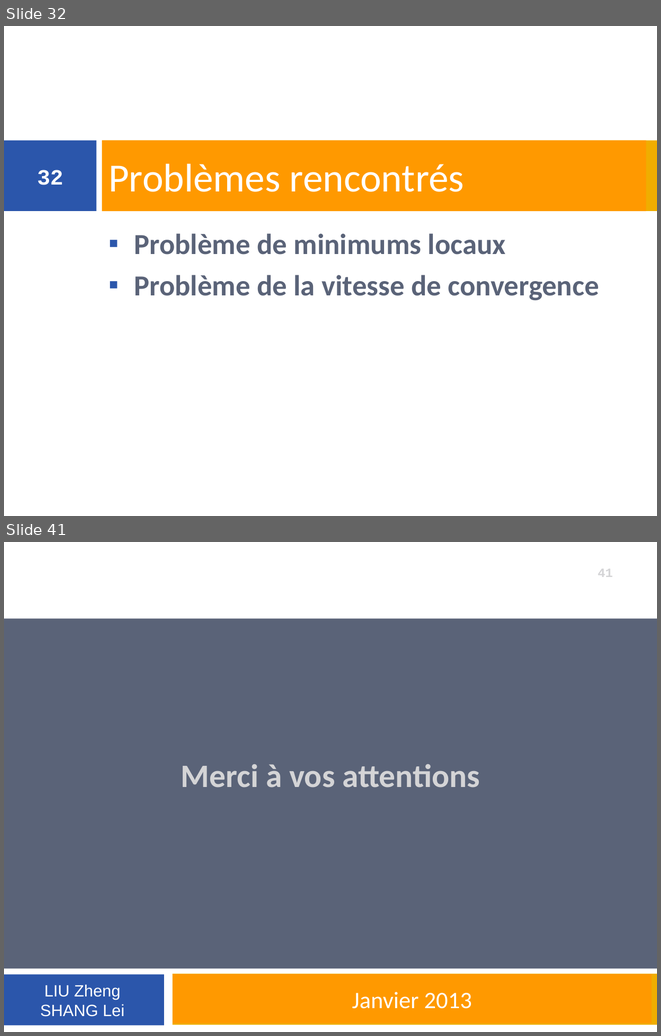
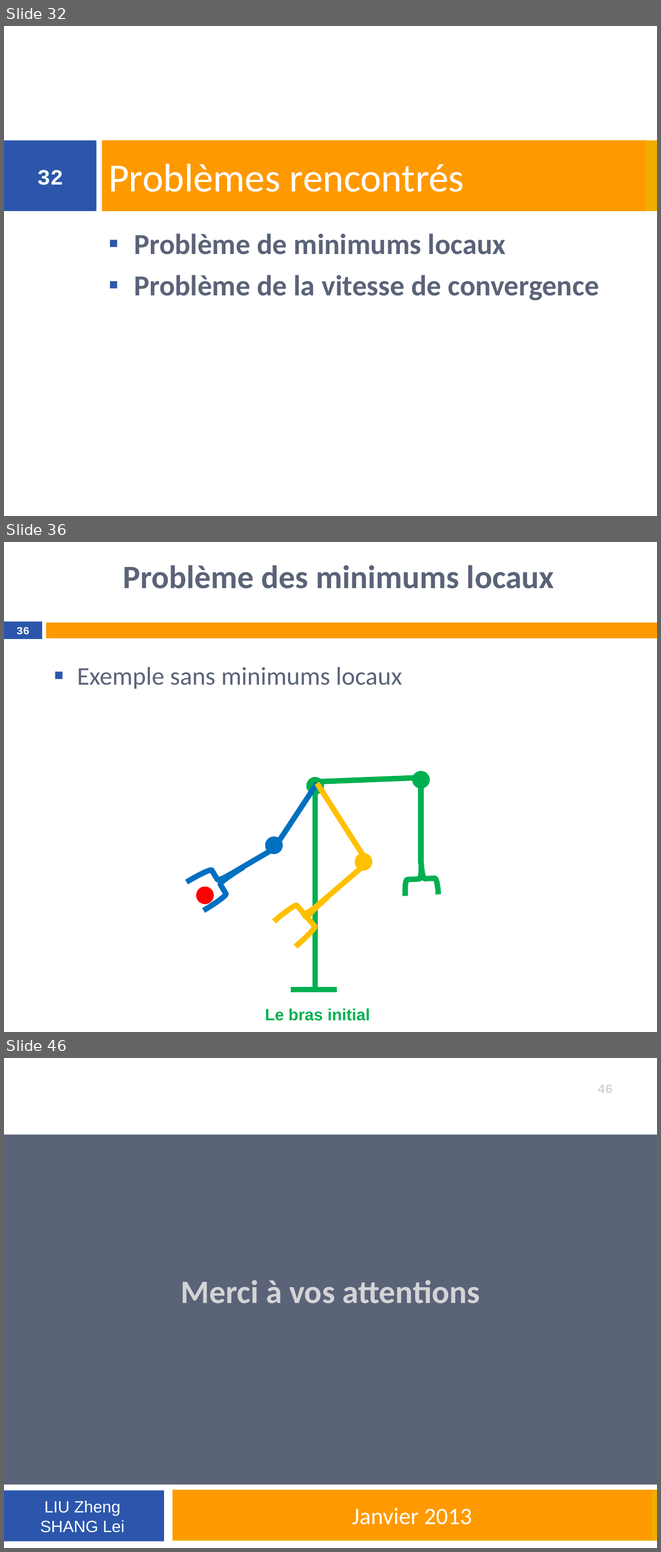
Before and after one commit to tangwing/Robotology, a slide deck: doc/Test de l’accessibilité d’un point.pptx. Shown one above the other, each under a label of ours: slides 32 and 41 before the commit, slides 32, 36 and 46 after it; the slides between them are not shown. The pictures are 661x1036 and 661x1552 pixels, drawn with LibreOffice and Linux fonts; fonts in the diff are those of the drawing; background and template pictures are left out. Boxes give left, top, right and bottom in pixels: in the first picture for what was removed or moved away, otherwise in the second. Text is boxed around its words. In the diff, an @@ line names an element or a change of style, - is before the commit and + after.

```diff
--- a/doc/Test de l’accessibilité d’un point.pptx
+++ b/doc/Test de l’accessibilité d’un point.pptx
@@ slide 36 added at <box>4,542,657,1032</box>, background #FFFFFF @@
@@ title added at <box>123,565,554,589</box>, 36 pt, text #5A6378, bold @@
+Problème des minimums locaux
@@ rectangle added at <box>4,623,42,638</box>, fill #0070C0 @@
@@ page number added at <box>4,622,42,640</box>, fill #2B56AB, 11.9 pt, text #FFFFFF, bold @@
+36
@@ rectangle added at <box>46,623,657,638</box>, fill #FF9900 @@
@@ text added at <box>77,667,402,689</box>, 28 pt, text #5A6378 @@
+■ Exemple sans minimums locaux
@@ ellipse added at <box>307,778,323,794</box>, fill #00B050, outline #00B050 1.5 pt @@
@@ line added from (314, 782) to (421, 778), #00B050 6 pt @@
@@ ellipse added at <box>413,771,429,787</box>, fill #00B050, outline #00B050 1.5 pt @@
@@ line added from (421, 771) to (421, 863), #00B050 6 pt @@
@@ line added from (317, 783) to (274, 848), #0070C0 6 pt @@
@@ line added from (315, 992) to (315, 782), #00B050 6 pt @@
@@ line added from (317, 783) to (367, 862), #FFC000 6 pt @@
@@ ellipse added at <box>266,837,282,854</box>, fill #0070C0, outline #0070C0 1.5 pt @@
@@ left brace added at <box>186,853,251,910</box>, outline #0070C0 6 pt @@
@@ line added from (274, 848) to (223, 879), #0070C0 6 pt @@
@@ ellipse added at <box>355,854,372,870</box>, fill #FFC000, outline #FFC000 1.5 pt @@
@@ line added from (367, 863) to (303, 917), #FFC000 6 pt @@
@@ left brace added at <box>404,862,439,896</box>, outline #00B050 6 pt @@
@@ ellipse added at <box>196,886,213,903</box>, fill #FF0000, outline #FF0000 1.5 pt @@
@@ left brace added at <box>274,885,338,946</box>, outline #FFC000 6 pt @@
@@ line added from (291, 989) to (337, 989), #00B050 6 pt @@
@@ text added at <box>265,1008,370,1021</box>, 18 pt, text #00B050, bold @@
+Le bras initial
@@ what was slide 41 is now slide 46 @@
@@ page number at <box>598,1084,613,1093</box>: text changed @@
-41
+46
```
Also in this commit, not shown: 10 slides changed, 4 other slides added, 11 other files.
